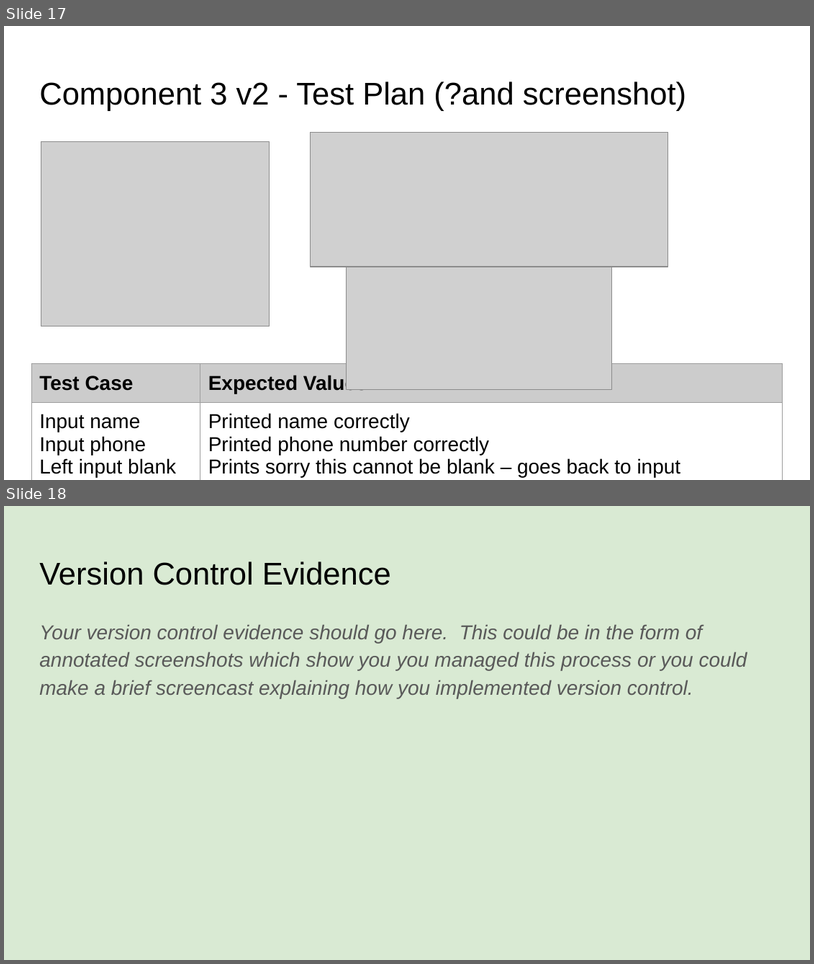
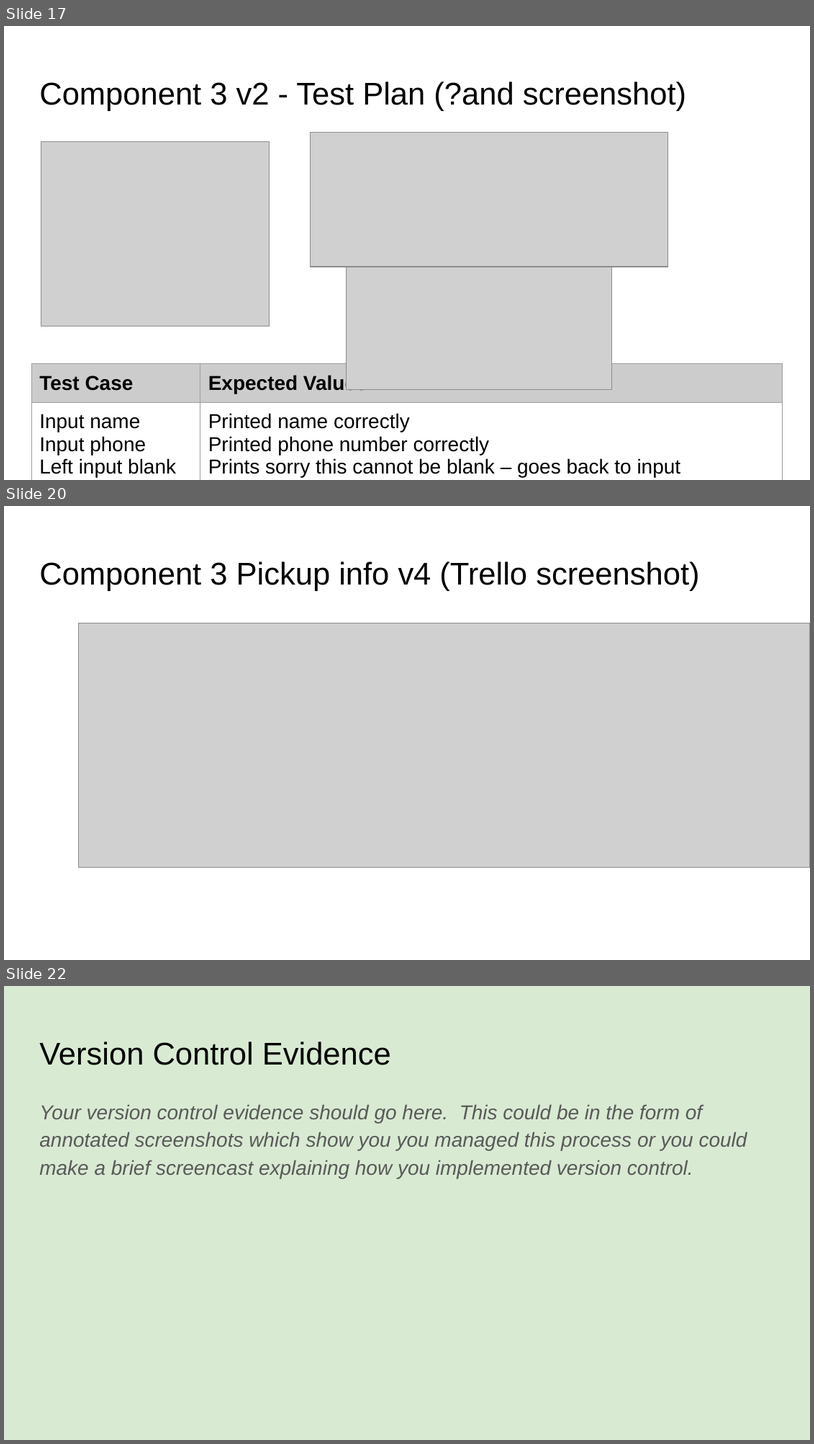
Before and after one commit to Joemamasahbsdh/pizza.bot, a slide deck: 022_91893+_+91897+Documentation.pptx. Shown one above the other, each under a label of ours: slides 17 and 18 before the commit, slides 17, 20 and 22 after it; the slides between them are not shown. The pictures are 814x964 and 814x1444 pixels, drawn with LibreOffice and Linux fonts; fonts in the diff are those of the drawing; grey boxes stand for pictures. Boxes give left, top, right and bottom in pixels: in the first picture for what was removed or moved away, otherwise in the second. Text is boxed around its words. In the diff, an @@ line names an element or a change of style, - is before the commit and + after.

```diff
--- a/022_91893+_+91897+Documentation.pptx
+++ b/022_91893+_+91897+Documentation.pptx
@@ slide 20 added at (x1=4, y1=506, x2=810, y2=960), background #FFFFFF @@
@@ title added at (x1=39, y1=561, x2=700, y2=591), 28 pt, text #000000 @@
+Component 3 Pickup info v4 (Trello screenshot)
@@ picture added at (x1=78, y1=623, x2=810, y2=867) @@
@@ what was slide 18 is now slide 22 @@
```
Also in this commit, not shown: 3 other slides added.
